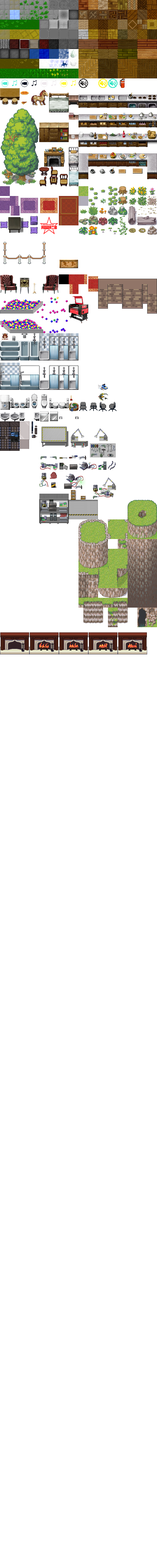
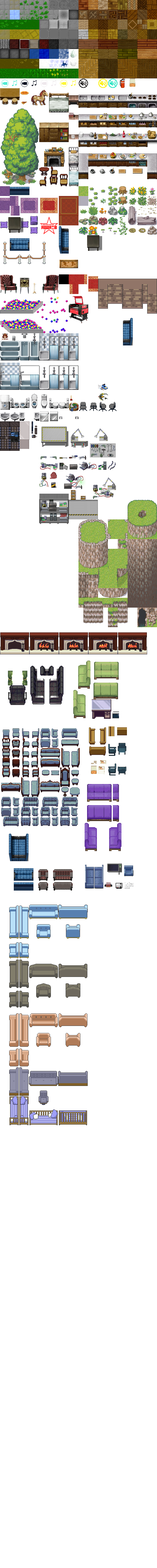
Layer changes from the first (157, 1568) image to the second:
painted on "tiles" over [1, 78, 136, 1126]
